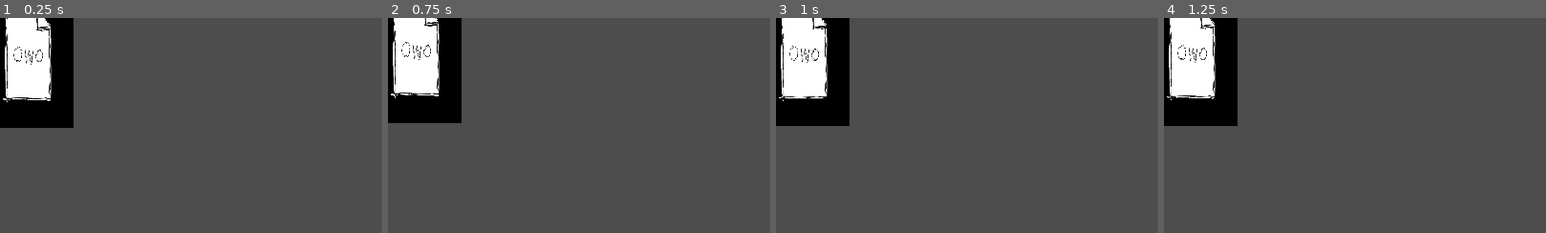
Above: before the commit, frames 1-4 (left to right).
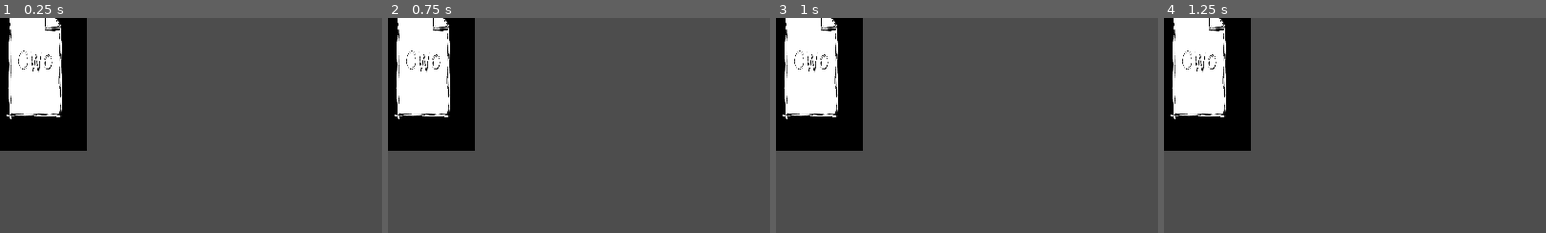
Above: after the commit, the same moments.

Repository: owofile/gambler
Game: Godot game, scene res://scenes/battle/widgets/CardWidget.tscn
The game is run twice, just before and just after one commit, with the same random seed, the same clock (stepped at 60 frames per second) and the same inputs. This scene is started directly instead of the project's main scene.
Inputs (mouse positions are % of the whole screen's width and height, from its top left):
- Up to frame 1 (0.25 s): no input
- Up to frame 2 (0.75 s): tap Enter (ui_accept) at 0.5 s; move the mouse to (3, 9) at 0.52 s; hold Right (ui_right) from 0.53 s (still down); click (3, 9) at 0.67 s
- Up to frame 3 (1 s): keep holding Right (ui_right); tap Enter (ui_accept) at 0.77 s
- Up to frame 4 (1.25 s): keep holding Right (ui_right)
The pictures show only the part of the screen within x 0-50%, y 0-50%; the shares and areas given below are measured in that part.

The runs differ from the first frame. In frame 1, 7.3% of the frame differs, in the area x 0-23%, y 0-62%; in frame 2, 7.9%; in frame 3, 7.5%; in frame 4, 7.5%.

Commit message:
Enhance CardWidget: fix layout, add hover info panel, pass full card data
- CardWidget.tscn: fix ValueLabel position, add HoverInfo panel with card details
- CardWidget.gd: add card_name, card_class, card_effects exports; show hover panel on mouse enter
- BattleUI_V2.gd: _get_card_full_info() now returns name, class, effects
- Added debug prints for tracing card value issues

Diff:
--- a/scenes/battle/widgets/CardWidget.tscn
+++ b/scenes/battle/widgets/CardWidget.tscn
@@ -4,24 +4,71 @@
 [ext_resource type="Texture2D" uid="uid://ddmc1v2qk3cv8" path="res://assets/cards/backgrounds/logo_antver.png" id="2_card_texture"]
 
 [node name="CardWidget" type="PanelContainer"]
-custom_minimum_size = Vector2(80, 120)
+custom_minimum_size = Vector2(100, 140)
 script = ExtResource("1_card_widget")
 
 [node name="CardContainer" type="Node2D" parent="."]
 
 [node name="Sprite" type="Sprite2D" parent="CardContainer"]
-position = Vector2(40, 60)
-scale = Vector2(0.13, 0.195)
+position = Vector2(50, 70)
+scale = Vector2(0.15, 0.24)
 texture = ExtResource("2_card_texture")
 
-[node name="ValueLabel" type="Label" parent="."]
+[node name="BottomArea" type="Control" parent="."]
 layout_mode = 2
+ANCHOR_LEFT = 0.0
+ANCHOR_TOP = 1.0
+ANCHOR_RIGHT = 1.0
+ANCHOR_BOTTOM = 1.0
+OFFSET_TOP = -50.0
+
+[node name="ValueLabel" type="Label" parent="BottomArea"]
+layout_mode = 1
+anchors_preset = 7
+anchor_left = 0.5
+anchor_top = 1.0
+anchor_right = 0.5
+anchor_bottom = 1.0
+offset_left = -20.0
+offset_top = -45.0
+offset_right = 20.0
+offset_bottom = -5.0
+grow_horizontal = 2
+grow_vertical = 0
 text = "0"
 horizontal_alignment = 1
+vertical_alignment = 1
 
-[node name="HoverInfo" type="Label" parent="."]
+[node name="HoverInfo" type="PanelContainer" parent="."]
 visible = false
 layout_mode = 2
-text = "card_name"
+ANCHOR_LEFT = 1.0
+ANCHOR_TOP = 0.0
+ANCHOR_RIGHT = 1.0
+ANCHOR_BOTTOM = 0.0
+OFFSET_LEFT = 10.0
+OFFSET_TOP = 0.0
+OFFSET_RIGHT = 160.0
+OFFSET_BOTTOM = 120.0
+
+[node name="VBox" type="VBoxContainer" parent="HoverInfo"]
+layout_mode = 2
+
+[node name="NameLabel" type="Label" parent="HoverInfo/VBox"]
+layout_mode = 2
+text = "Card Name"
 horizontal_alignment = 1
+
+[node name="ValueInfoLabel" type="Label" parent="HoverInfo/VBox"]
+layout_mode = 2
+text = "Value: 0"
+
+[node name="ClassLabel" type="Label" parent="HoverInfo/VBox"]
+layout_mode = 2
+text = "Class: Artifact"
+
+[node name="EffectsLabel" type="Label" parent="HoverInfo/VBox"]
+layout_mode = 2
+size_flags_vertical = 3
+text = "Effects: None"
 autowrap_mode = 2
--- a/scripts/battle/BattleUI_V2.gd
+++ b/scripts/battle/BattleUI_V2.gd
@@ -128,7 +128,16 @@
 
 		var widget = scene.instantiate()
 		widget.position = Vector2(card_start_x + i * card_spacing, card_start_y)
-		widget.setup(card.get_prototype_id(), card.get_card_id(), _get_card_value(card))
+
+		var card_info = _get_card_full_info(card)
+		widget.setup(
+			card.get_prototype_id(),
+			card.get_card_id(),
+			card_info.value,
+			card_info.name,
+			card_info.card_class,
+			card_info.effects
+		)
 		widget.card_clicked.connect(_on_card_widget_clicked.bind(i))
 		widget.card_hovered.connect(_on_card_hovered)
 		widget.card_unhovered.connect(_on_card_unhovered)
@@ -137,13 +146,25 @@
 		add_child(widget)
 		_card_widgets.append(widget)
 
-func _get_card_value(card: CardInstance) -> int:
+func _get_card_full_info(card: CardInstance) -> Dictionary:
+	var info = {"value": 0, "name": "", "card_class": "", "effects": ""}
+
 	if not _data_manager:
-		return 0
+		print("[DEBUG] _data_manager is null")
+		return info
+
 	var prototype = _data_manager.card_registry.get_prototype(card.get_prototype_id())
-	if prototype:
-		return card.get_total_value(prototype)
-	return 0
+	if not prototype:
+		print("[DEBUG] prototype is null for: ", card.get_prototype_id())
+		return info
+
+	info.value = card.get_total_value(prototype)
+	info.name = prototype.prototype_id
+	info.card_class = CardData.class_name_to_string(prototype.card_class)
+	info.effects = ", ".join(prototype.effect_ids) if not prototype.effect_ids.is_empty() else ""
+
+	print("[DEBUG] card info - value=%d, name=%s, class=%s" % [info.value, info.name, info.card_class])
+	return info
 
 func _clear_card_widgets() -> void:
 	for widget in _card_widgets:
--- a/scripts/battle/widgets/CardWidget.gd
+++ b/scripts/battle/widgets/CardWidget.gd
@@ -9,6 +9,9 @@
 @export var card_id: String = ""
 @export var prototype_id: String = ""
 @export var card_value: int = 0
+@export var card_name: String = ""
+@export var card_class: String = ""
+@export var card_effects: String = ""
 
 var _is_selected: bool = false
 var _is_hovered: bool = false
@@ -16,23 +19,39 @@
 
 var _sprite: Sprite2D = null
 var _value_label: Label = null
-var _hover_label: Label = null
+var _hover_info: PanelContainer = null
+var _hover_name: Label = null
+var _hover_value: Label = null
+var _hover_class: Label = null
+var _hover_effects: Label = null
 var _animation_registry: Node = null
 
 func _ready() -> void:
 	gui_input.connect(_on_gui_input)
 	mouse_filter = MOUSE_FILTER_STOP
+	mouse_entered.connect(_on_mouse_entered)
+	mouse_exited.connect(_on_mouse_exited)
 
 	_sprite = get_node_or_null("CardContainer/Sprite")
-	_value_label = get_node_or_null("ValueLabel")
-	_hover_label = get_node_or_null("HoverInfo")
+	_value_label = get_node_or_null("BottomArea/ValueLabel")
+	_hover_info = get_node_or_null("HoverInfo")
+	_hover_name = get_node_or_null("HoverInfo/VBox/NameLabel")
+	_hover_value = get_node_or_null("HoverInfo/VBox/ValueInfoLabel")
+	_hover_class = get_node_or_null("HoverInfo/VBox/ClassLabel")
+	_hover_effects = get_node_or_null("HoverInfo/VBox/EffectsLabel")
 	_is_enabled = true
 
-func setup(proto_id: String, instance_id: String, value: int) -> void:
+	print("[CardWidget] Ready - card_id=%s, prototype_id=%s" % [card_id, prototype_id])
+
+func setup(proto_id: String, instance_id: String, value: int, name: String = "", card_class_name: String = "", effects: String = "") -> void:
 	prototype_id = proto_id
 	card_id = instance_id
 	card_value = value
+	card_name = name
+	card_class = card_class_name
+	card_effects = effects
 	_update_display()
+	print("[CardWidget] Setup - id=%s, value=%d, name=%s" % [instance_id, value, name])
 
 func _get_animation_registry() -> Node:
 	if _animation_registry == null:
@@ -83,7 +102,7 @@
 		"selected":
 			return {"to": position + Vector2(0, -50), "duration": 0.3}
 		"particle":
-			return {"particle_count": card_value, "spawn_position": global_position, "color": Color.YELLOW}
+			return {"particle_count": card_value if card_value > 0 else 10, "spawn_position": global_position, "color": Color.YELLOW}
 	return {}
 
 func set_enabled(enabled: bool) -> void:
@@ -111,15 +130,22 @@
 
 func _update_display() -> void:
 	if _value_label:
-		_value_label.text = str(card_value)
-	if _hover_label:
-		_hover_label.text = prototype_id
+		_value_label.text = str(card_value) if card_value > 0 else "-"
+	if _hover_name:
+		_hover_name.text = card_name if not card_name.is_empty() else prototype_id
+	if _hover_value:
+		_hover_value.text = "Value: %d" % card_value
+	if _hover_class:
+		_hover_class.text = "Class: %s" % card_class
+	if _hover_effects:
+		_hover_effects.text = "Effects: %s" % card_effects if not card_effects.is_empty() else "Effects: None"
 
 func _on_mouse_entered() -> void:
 	if not _is_enabled:
 		return
 	_is_hovered = true
 	_modulate_by_state()
+	_show_hover_info(true)
 	play_animation("hover")
 	card_hovered.emit(card_id)
 
@@ -128,7 +154,12 @@
 		return
 	_is_hovered = false
 	_modulate_by_state()
+	_show_hover_info(false)
 	card_unhovered.emit(card_id)
+
+func _show_hover_info(show: bool) -> void:
+	if _hover_info:
+		_hover_info.visible = show
 
 func _on_gui_input(event: InputEvent) -> void:
 	if not _is_enabled:
